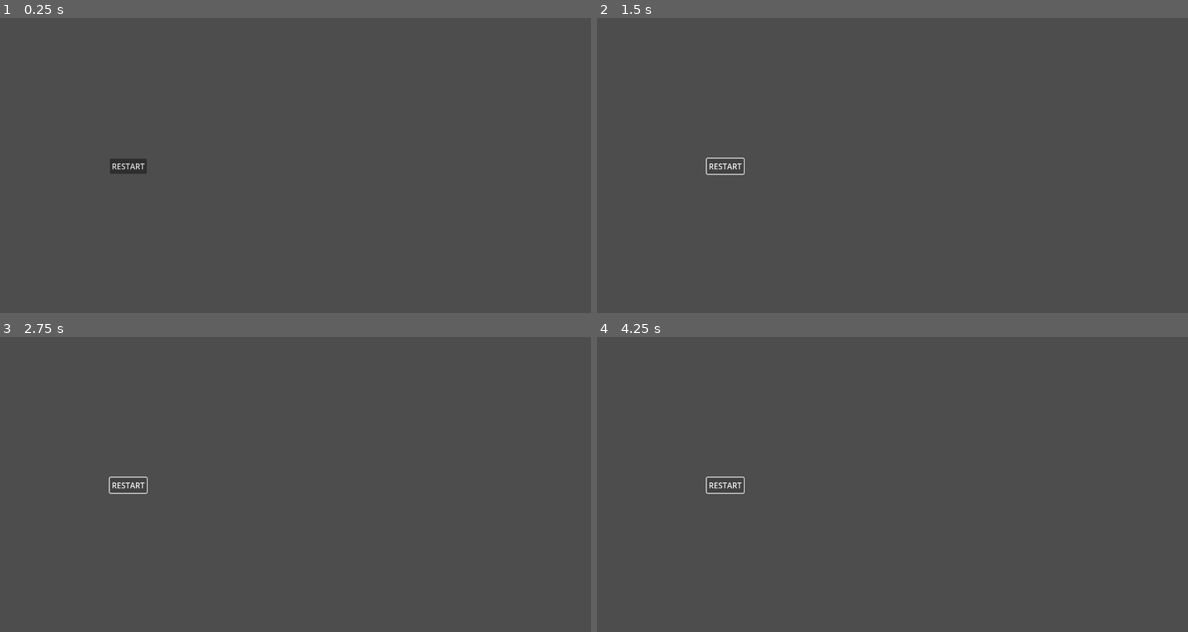
Above: before the commit, frames 1-4 (two rows, left to right).
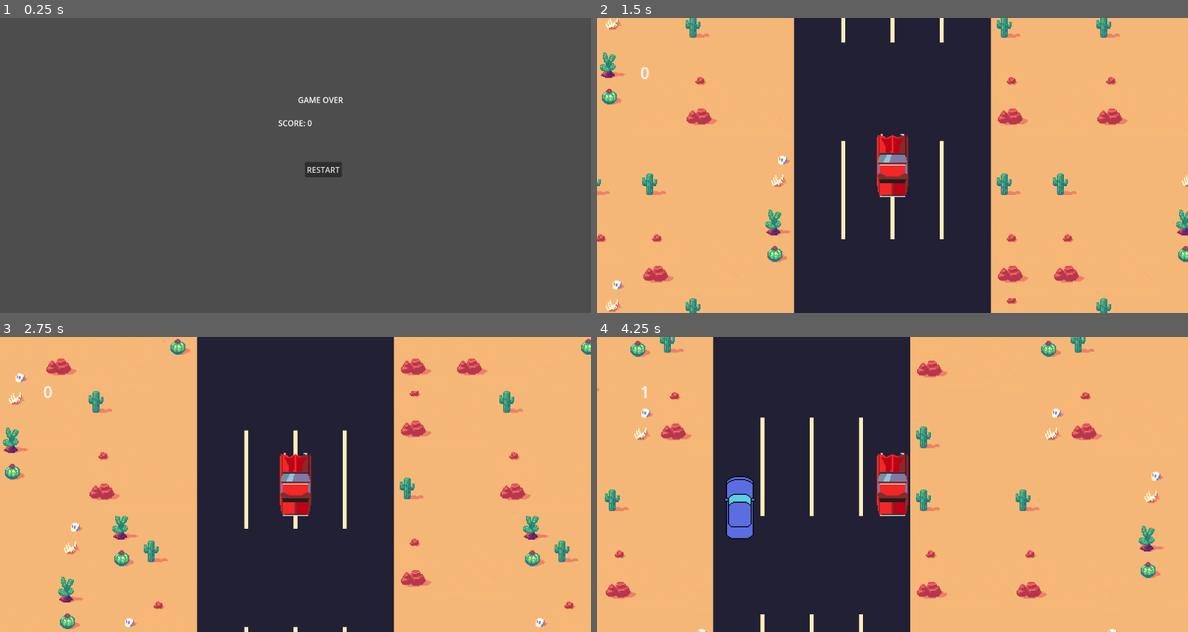
Above: after the commit, the same moments.

Repository: Zeke-D/roadtripping
Game: Godot game, scene res://end_screen.tscn
Two runs of this game, one before a commit and one after it. Both use one fixed random seed, a clock stepped at 60 frames per second and the inputs below. This scene is started directly instead of the project's main scene.
Inputs (mouse positions are in pixels of both pictures, inside the frame that each line leads up to):
- Up to frame 1 (0.25 s): no input
- Up to frame 2 (1.5 s): click "RESTART" at 0.5 s; click (727, 165) at 1.25 s, where only the run before the commit has a clickable "RESTART"
- Up to frame 3 (2.75 s): click (130, 484) at 2 s, where only the run before the commit has a clickable "RESTART"
- Up to frame 4 (4.25 s): hold D (right) 2.78-3.53 s; hold S (down) from 3.53 s (still down)

The runs differ from the first frame. In frame 1, 0.7% of the frame differs, in the area x 18-58%, y 26-54%; in frame 2, 100%; in frame 3, 100%, in the area x 0-100%, y 0-100%; in frame 4, 100%.

Commit message:
restart button

Diff:
--- /dev/null
+++ b/EndScreenScore.gd
@@ -0,0 +1,4 @@
+extends RichTextLabel
+
+func _init():
+	self.text = "SCORE: " + str(int(global.distance / 1000))
--- a/PlayerCar.gd
+++ b/PlayerCar.gd
@@ -27,6 +27,8 @@
 var hurtbox;
 
 func _ready():
+
+	global.distance = 0
 
 	#init speed_mult_map
 	for i in range(World_Scroll_Speed.LENGTH):
@@ -58,8 +60,8 @@
 	# self.set_rotation(1/4 * PI * sin(elapsed))
 	#elapsed += delta
 	self.player_vertical_speed = BASE_PLAYER_SPEED.y * delta * speed_mult
-	self.world.distance += self.player_vertical_speed
-	self.find_child('ScoreText').text = str(int(self.world.distance / 1000))
+	global.distance += self.player_vertical_speed
+	self.find_child('ScoreText').text = str(int(global.distance / 1000))
 	self.position.x = new_x_pos
 
 func _physics_process(delta):
--- /dev/null
+++ b/end_screen.gd
@@ -0,0 +1,5 @@
+extends Control
+
+
+func _on_button_pressed():
+	get_tree().change_scene_to_file("res://world.tscn")
--- a/end_screen.tscn
+++ b/end_screen.tscn
@@ -1,4 +1,7 @@
-[gd_scene format=3 uid="uid://tfvpp1pcykxw"]
+[gd_scene load_steps=3 format=3 uid="uid://tfvpp1pcykxw"]
+
+[ext_resource type="Script" path="res://end_screen.gd" id="1_bm2s6"]
+[ext_resource type="Script" path="res://EndScreenScore.gd" id="1_pf820"]
 
 [node name="EndScreen" type="Control"]
 layout_mode = 3
@@ -7,21 +10,32 @@
 anchor_bottom = 1.0
 grow_horizontal = 2
 grow_vertical = 2
+script = ExtResource("1_bm2s6")
 
 [node name="RichTextLabel" type="RichTextLabel" parent="."]
+custom_minimum_size = Vector2(150, 0)
 layout_mode = 0
-offset_right = 40.0
-offset_bottom = 40.0
+offset_left = 605.0
+offset_top = 155.0
+offset_right = 755.0
+offset_bottom = 195.0
+text = "GAME OVER"
 
-[node name="RichTextLabel2" type="RichTextLabel" parent="."]
+[node name="EndScreenScore" type="RichTextLabel" parent="."]
+custom_minimum_size = Vector2(169, 0)
 layout_mode = 0
-offset_right = 40.0
-offset_bottom = 40.0
+offset_left = 565.0
+offset_top = 202.0
+offset_right = 734.0
+offset_bottom = 242.0
+script = ExtResource("1_pf820")
 
 [node name="Button" type="Button" parent="."]
 layout_mode = 0
-offset_left = 223.0
-offset_top = 286.0
-offset_right = 231.0
-offset_bottom = 294.0
+offset_left = 619.0
+offset_top = 293.0
+offset_right = 694.0
+offset_bottom = 324.0
 text = "RESTART"
+
+[connection signal="pressed" from="Button" to="." method="_on_button_pressed"]
--- /dev/null
+++ b/global.gd
@@ -0,0 +1,3 @@
+extends Node
+
+var distance = 0
--- a/project.godot
+++ b/project.godot
@@ -14,6 +14,10 @@
 run/main_scene="res://control.tscn"
 config/features=PackedStringArray("4.1", "Forward Plus")
 config/icon="res://icon.svg"
+
+[autoload]
+
+global="*res://global.gd"
 
 [display]
 
--- a/world.gd
+++ b/world.gd
@@ -1,6 +1,5 @@
 extends Node2D
 
-var distance = 0
 var goal_distance = 10000
 var last_highway_sign = 0;
 
@@ -20,18 +19,18 @@
 
 	count += 1
 	# goal: every 1000m, give a highway sign
-	if (distance - last_highway_sign > 1000):
+	if (global.distance - last_highway_sign > 1000):
 		# make a sign
 		var new_sign = highway_sign.instantiate()
 		new_sign.position = Vector2(100, -500);
 		new_sign.scale = Vector2(.5, .5);
-		new_sign.mile_text = str(int(goal_distance - distance) / 1000) + " mi."
+		new_sign.mile_text = str(int(goal_distance - global.distance) / 1000) + " mi."
 		get_tree().current_scene.add_child(new_sign)
 		new_sign.init()
-		last_highway_sign = distance
+		last_highway_sign = global.distance
 
 
-	if (distance >= goal_distance):
+	if (global.distance >= goal_distance):
 		print('win')
 
 func start_game_over():
